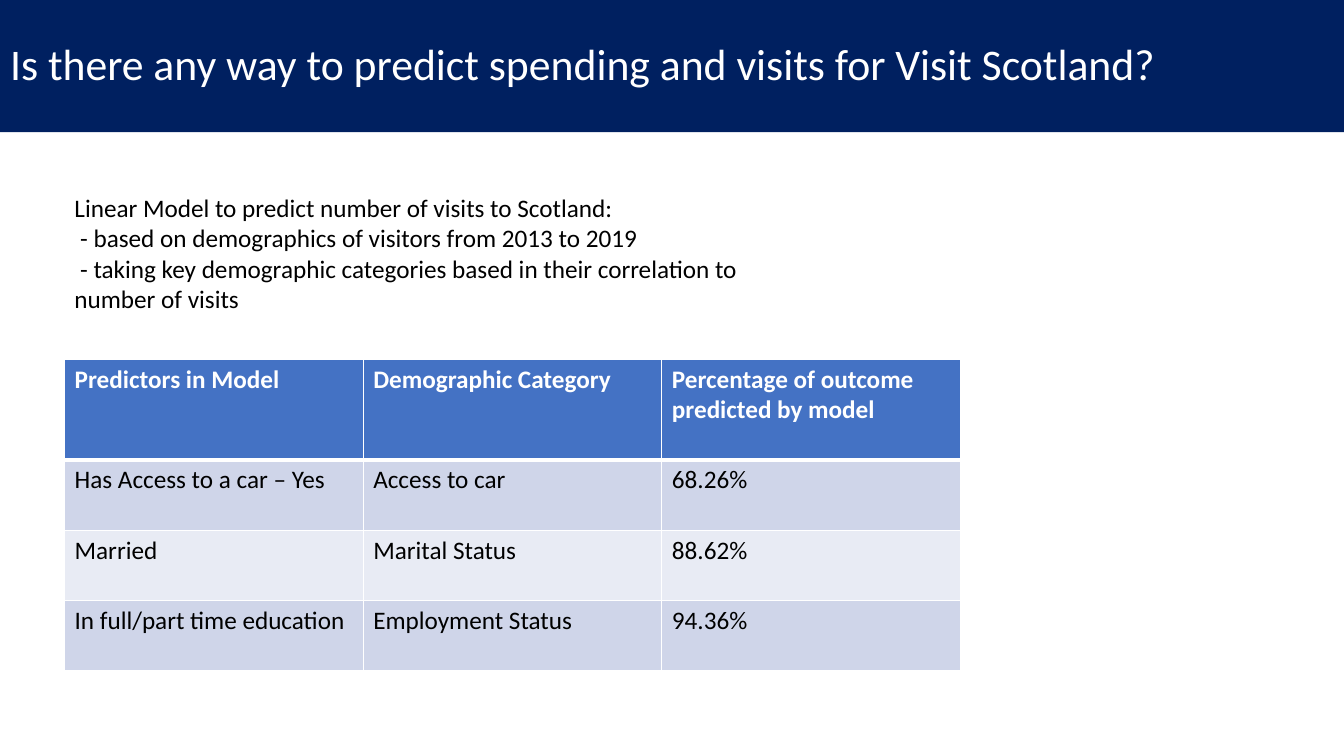
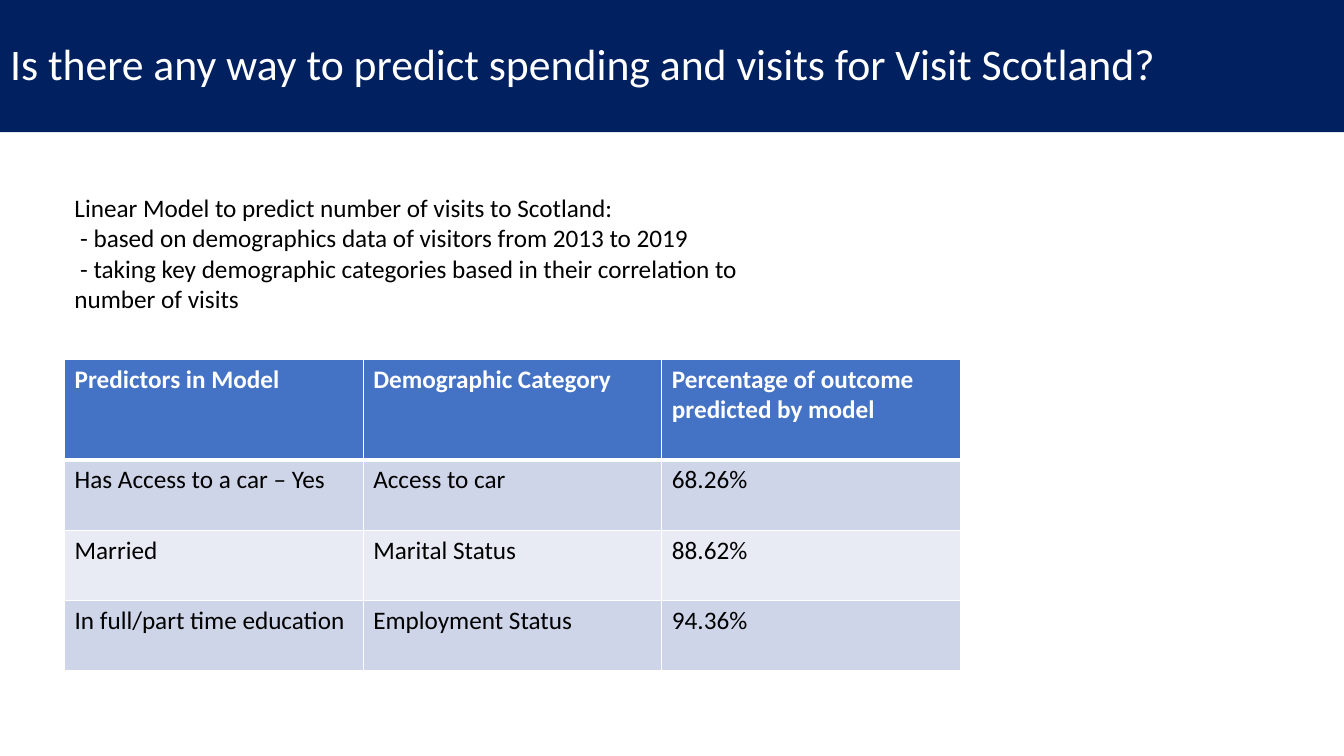
Before and after one commit to barrodea/visit_scotland, a slide deck: slide 14 of Visit Scotland Presentation.pptx. Drawn at 1344x756 pixels with LibreOffice and Linux fonts; fonts in the diff are those of the drawing. Boxes give left, top, right and bottom in pixels: in the first picture for what was removed or moved away, otherwise in the second. Text is boxed around its words. In the diff, an @@ line names an element or a change of style, - is before the commit and + after.

```diff
--- a/Visit Scotland Presentation.pptx
+++ b/Visit Scotland Presentation.pptx
@@ text at bbox=[94, 229, 688, 252]: text changed @@
-- based on demographics of visitors from 2013 to 2019
+- based on demographics data of visitors from 2013 to 2019
```
Also in this commit, not shown: 7 other slides changed, 1 slide added.
